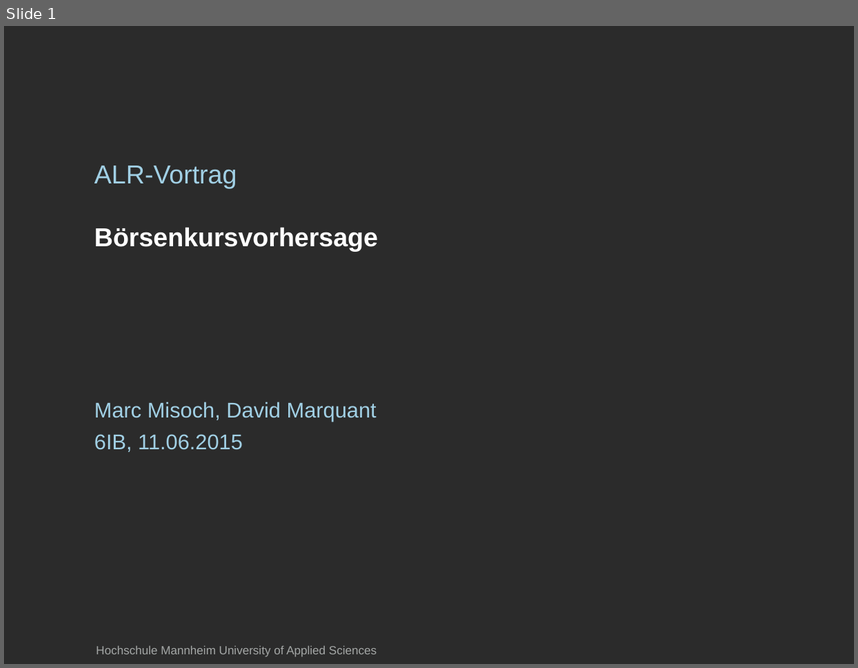
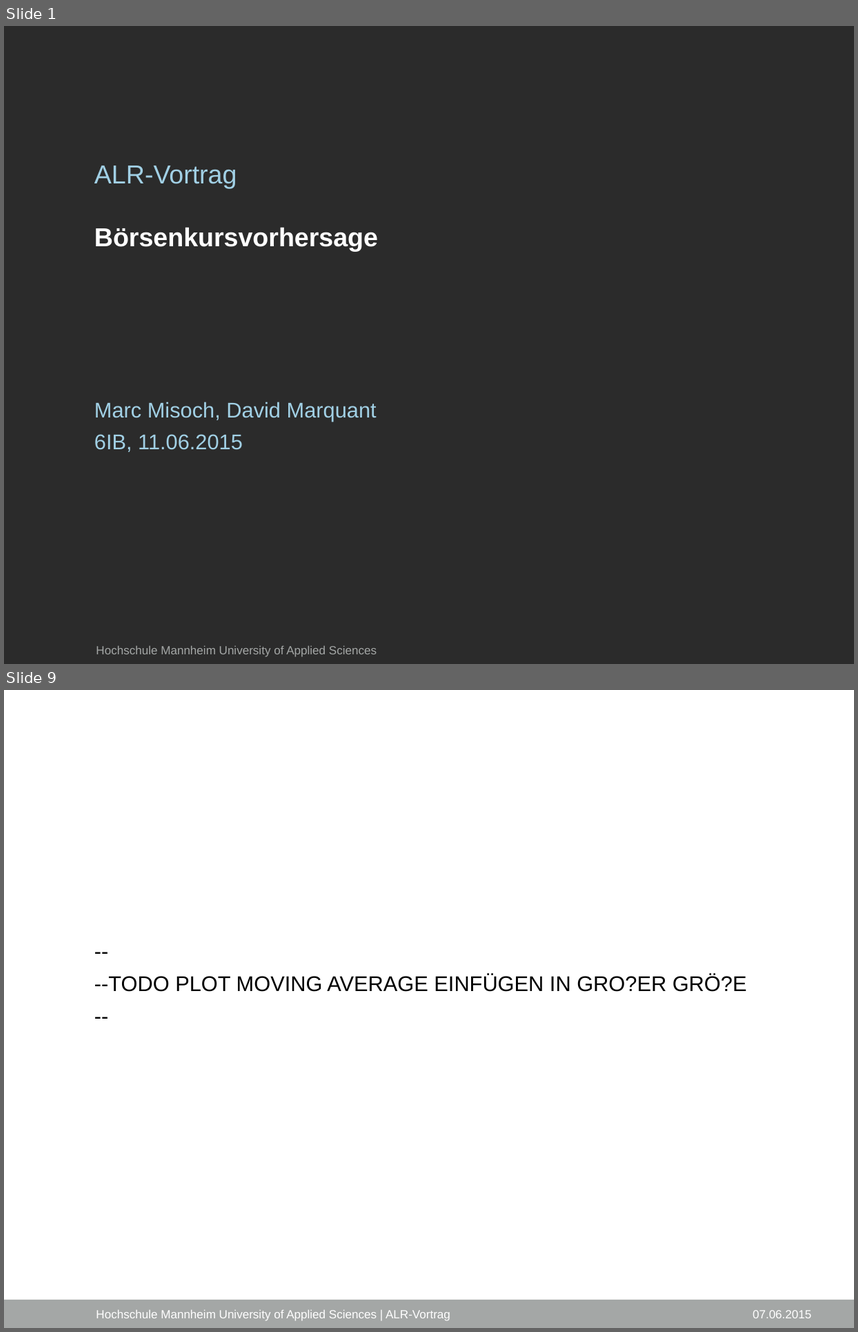
Before and after one commit to SEPSkyware6MM/StockForecast, a slide deck: ALR_Vortrag.pptx. Shown one above the other, each under a label of ours: slide 1 before the commit, slides 1 and 9 after it; the slides between them are not shown. The pictures are 858x668 and 858x1332 pixels, drawn with LibreOffice and Linux fonts; fonts in the diff are those of the drawing; background and template pictures are left out; a plain dark background stands for a picture behind light text. Boxes give left, top, right and bottom in pixels: in the first picture for what was removed or moved away, otherwise in the second. Text is boxed around its words. In the diff, an @@ line names an element or a change of style, - is before the commit and + after.

```diff
--- a/ALR_Vortrag.pptx
+++ b/ALR_Vortrag.pptx
@@ slide 9 added at <box>4,690,854,1328</box>, background #FFFFFF @@
@@ text added at <box>94,974,747,992</box>, 18 pt, text #000000 @@
+--
+--TODO PLOT MOVING AVERAGE EINFÜGEN IN GRO?ER GRÖ?E
+--
@@ rectangle added at <box>4,1299,854,1328</box>, fill #A4A7A6 @@
@@ text added at <box>96,1310,450,1321</box>, 10 pt, text #FFFFFF @@
+Hochschule Mannheim University of Applied Sciences | ALR-Vortrag
@@ text added at <box>753,1310,811,1318</box>, 10 pt, text #FFFFFF @@
+07.06.2015
```
Also in this commit, not shown: 6 slides changed, 7 other slides added, 1 other file.
